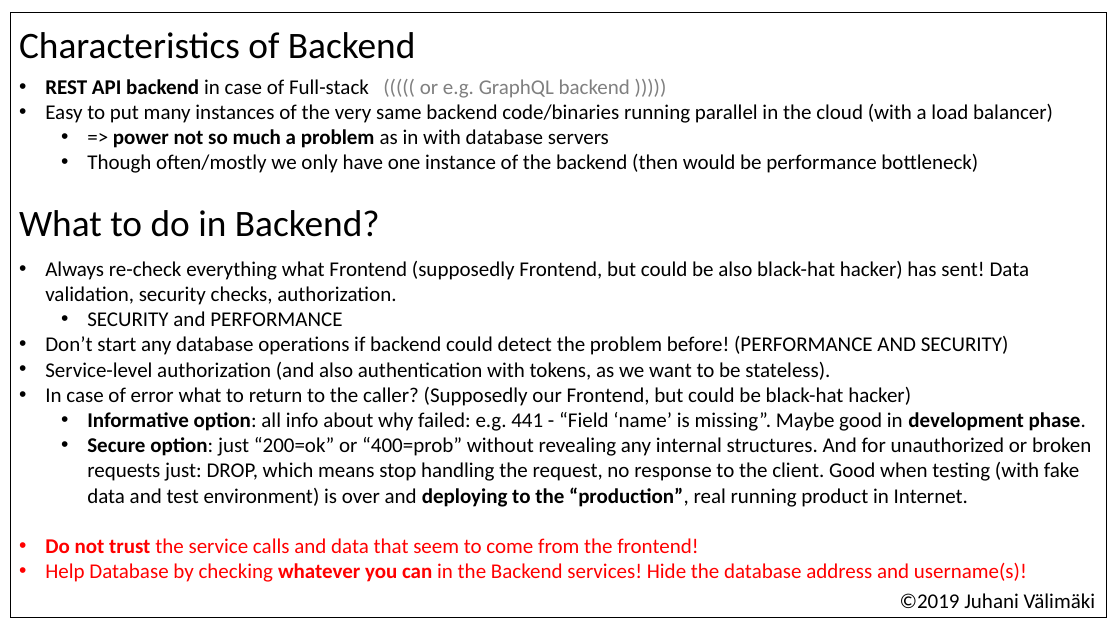
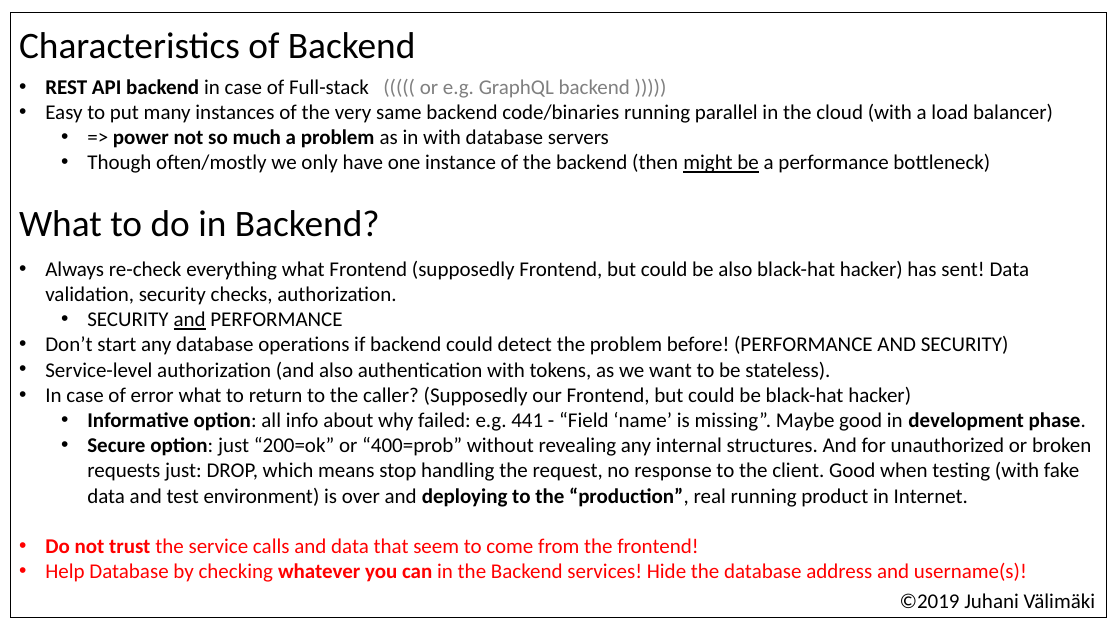
Before and after one commit to valju/docs_backend_design, a slide deck: slide 4 of WhatToDoInFrontBackAndDB_usability_performance_security/What to check where in full-stack.pptx. Drawn at 1120x630 pixels with LibreOffice and Linux fonts; fonts in the diff are those of the drawing. Boxes give left, top, right and bottom in pixels: in the first picture for what was removed or moved away, otherwise in the second. Text is boxed around its words. In the diff, an @@ line names an element or a change of style, - is before the commit and + after.

```diff
--- a/WhatToDoInFrontBackAndDB_usability_performance_security/What to check where in full-stack.pptx
+++ b/WhatToDoInFrontBackAndDB_usability_performance_security/What to check where in full-stack.pptx
@@ text in rectangle at [87, 154, 990, 173]: text changed @@
-  • Though often/mostly we only have one instance of the backend (then would be performance bottleneck)
+  • Though often/mostly we only have one instance of the backend (then might be a performance bottleneck)
@@ text in rectangle at [87, 311, 342, 330]: underline on in "and" @@
```
Also in this commit, not shown: 3 other slides changed, 1 other file.
